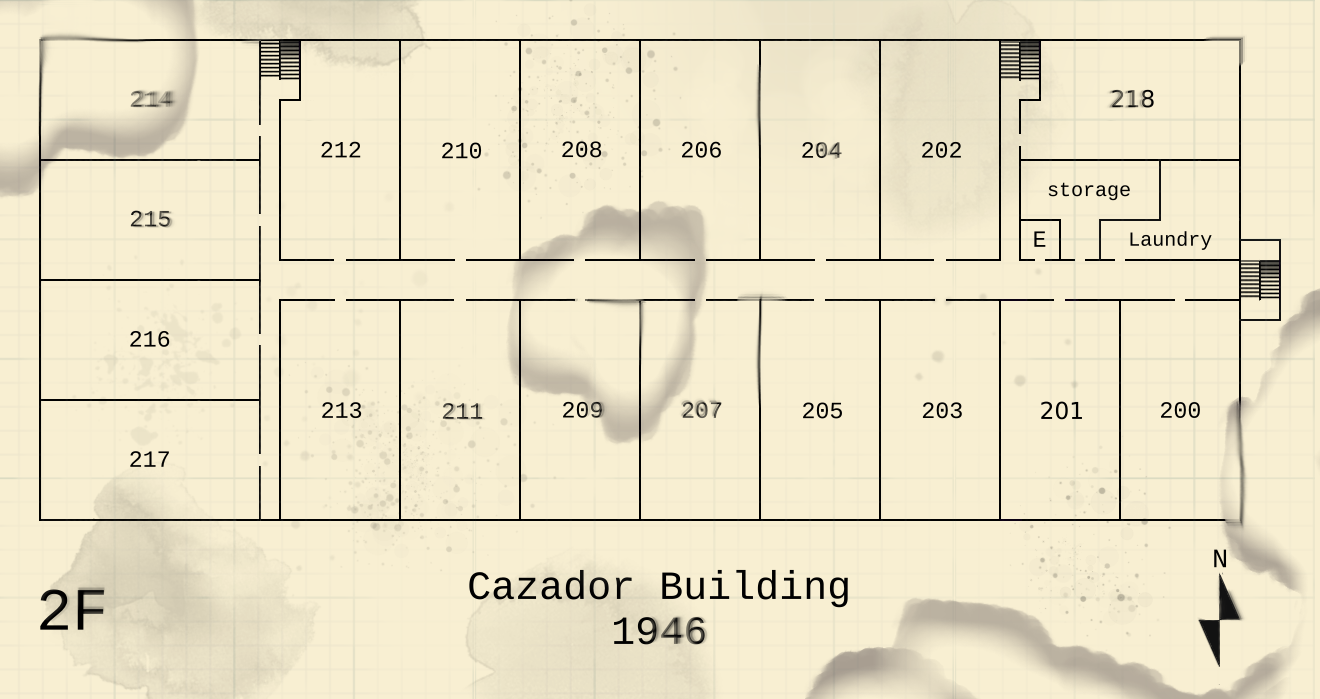
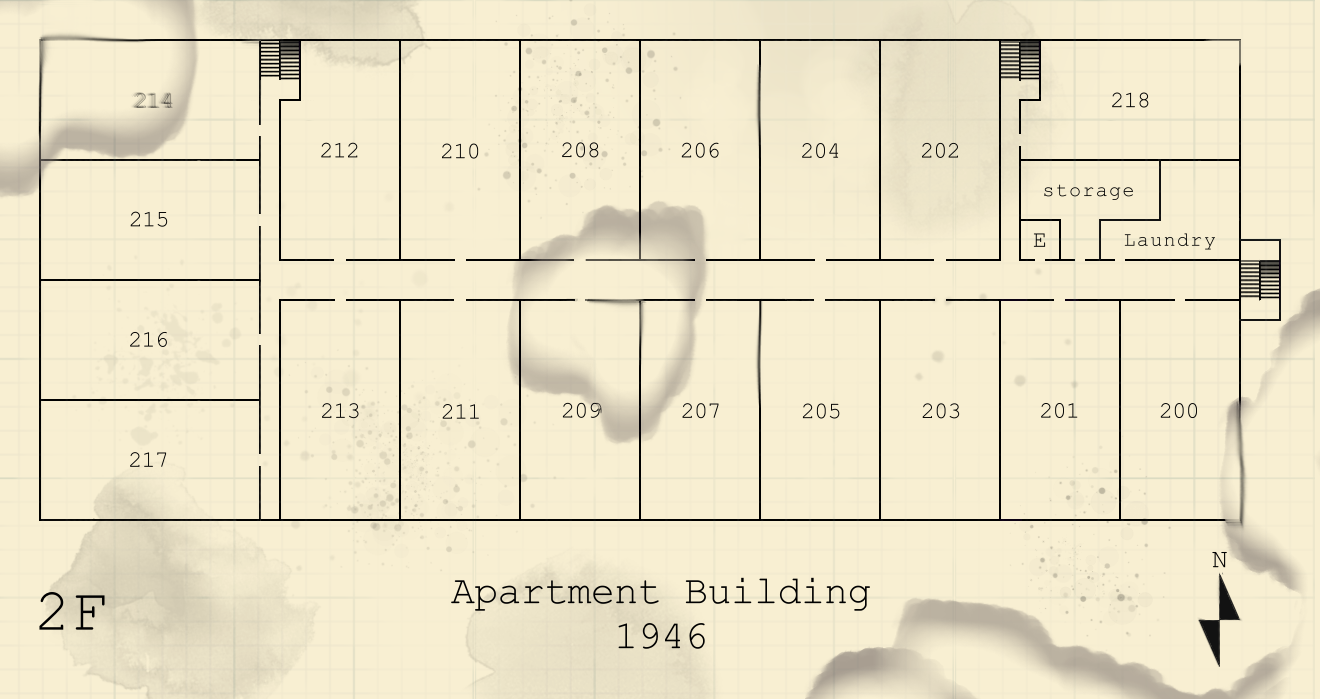
Layers edited between the first and the second 1320×699 image:
moved "Stains" above "Paint Labels", painted on it over (x1=38, y1=35, x2=1247, y2=685)
renamed "Labels Paint" to "Paint Labels", painted on it over (x1=38, y1=35, x2=1247, y2=685)
painted on "Stairs" over (x1=38, y1=35, x2=1247, y2=685)
renamed "Copy of Structure" to "Paint Structure", painted on it over (x1=38, y1=35, x2=1247, y2=685)
painted on "Background" over (x1=38, y1=35, x2=1247, y2=685)
